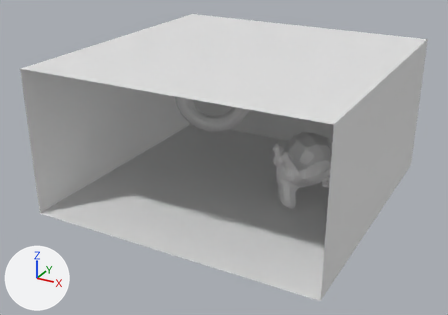
Two versions of the OBJ model app/src/main/assets/scene.obj, one commit apart.
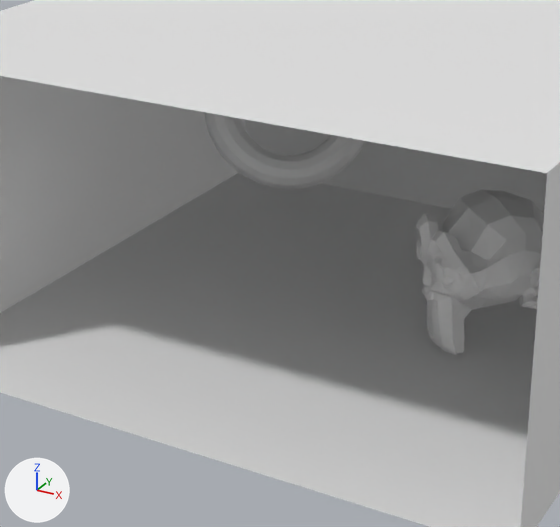
Each version is shown whole from a 50 mm lens placed at (3.72, -7.26, 4.05), pointed at (-0.11, -0.28, 0.56), then close up on the part from 18% to 76% of the width and 14% to 92% of the height. Arrows for +X, +Y and +Z are at lower left; the lights stay in place. Where no turn or scale is listed for an object, it has been applied to the vertices. Vertices at the same position are counted once.

The first close-up shows 'Plane', 'Plane.001', 'Suzanne', 'Torus', 'WallBack', 'WallLeft', 'WallRight'.
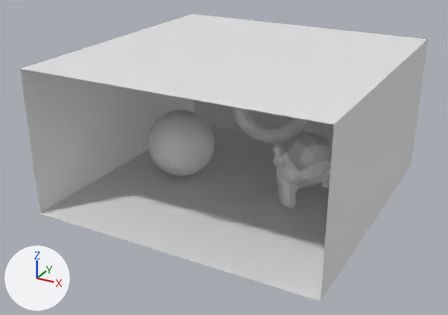
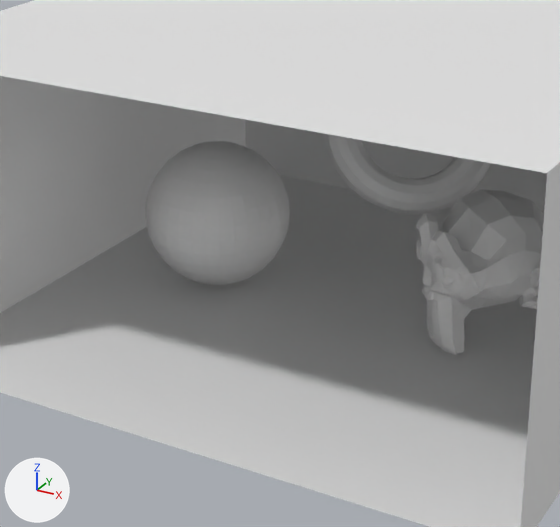
The newer file is also rescaled (x2.0) as a whole; pictures and numbers use the older file's frame.

What the commit changed:
me_torus has 576 vertices, 1152 faces and spans x -1.558..-0.442, y 0.526..1.474, z 0.442..1.558.
me_torus is used by ob_torus; location (0.0, 0.0, 0.0).
me_torus part 1: the whole mesh is moved by (1.0, 0.0, 0.0).
Mesh me_sphere is new.
It is a UV sphere (32 segments, 16 rings, poles along z) spanning x -1.5..-0.5, y -0.5..0.5, z 0.0..1.0.
Object 'Sphere' (ob_sphere) is new; it shows me_sphere.
Its location is (0.0, 0.0, 0.0).

Boxes (x1, y1, x2, y2) around the edits, measured in the close-ups (560 x 527 px):
'Sphere', added: after (145, 141, 290, 285)
'Torus', mesh moved: before (204, 112, 365, 189); after (324, 134, 491, 214)
'Plane.001', unchanged, covered by the edit: before (0, 0, 560, 173)
'Roof', unchanged, uncovered by the edit: after (0, 0, 560, 173)
